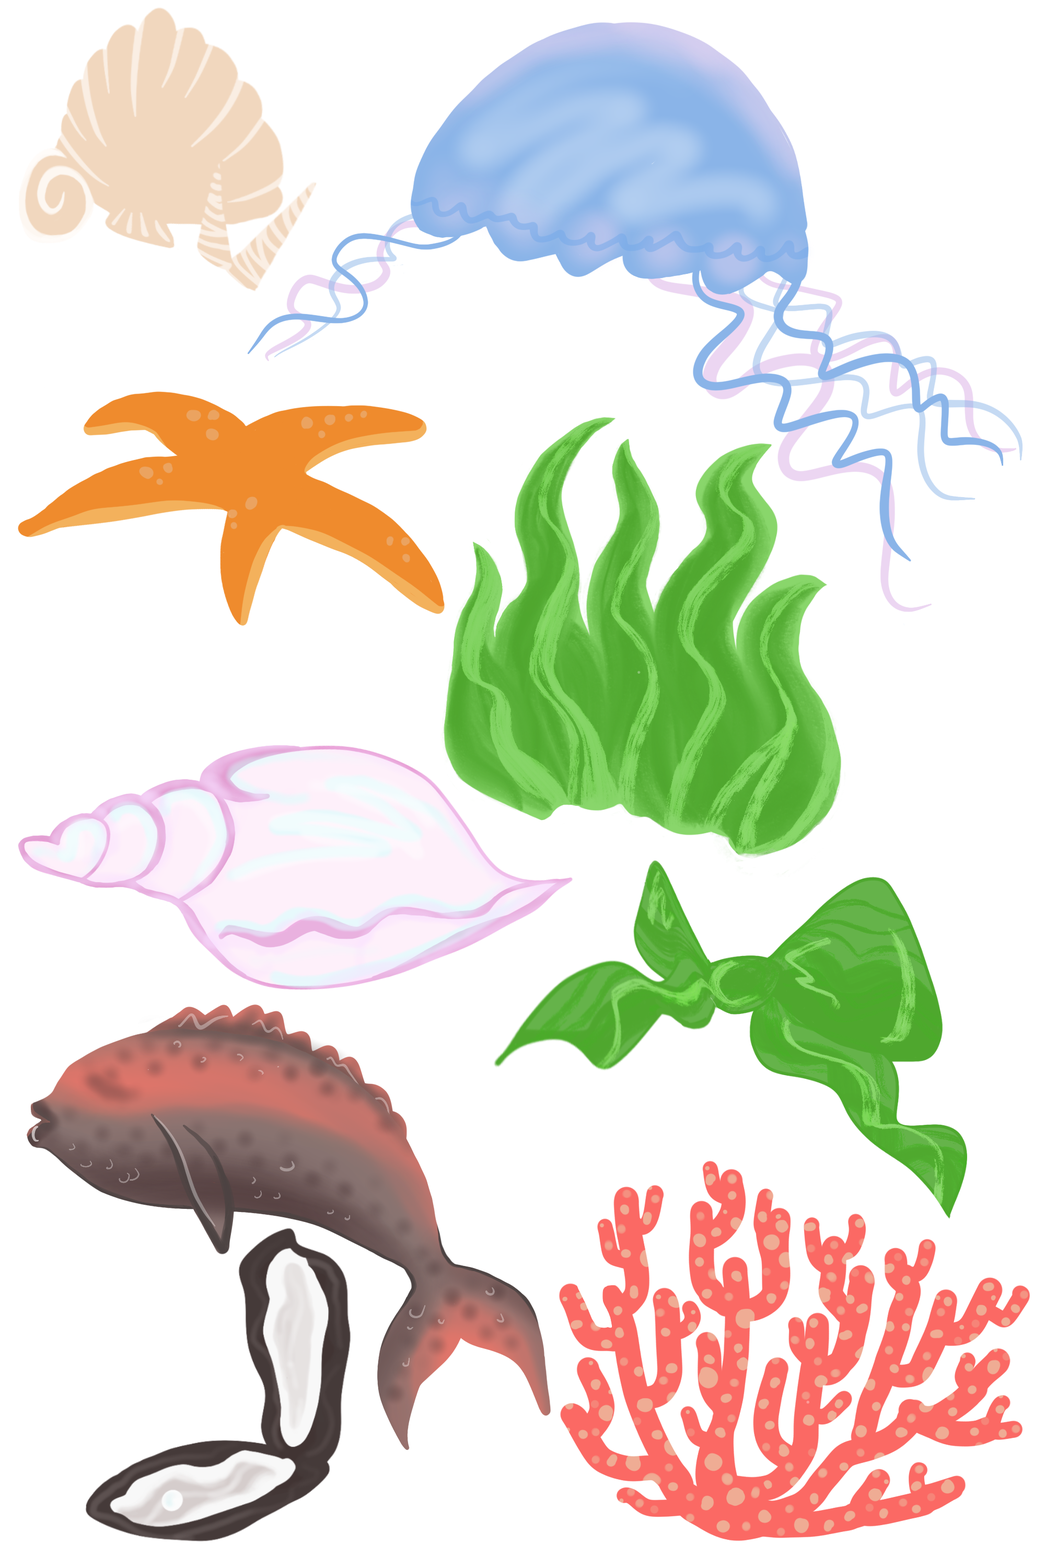
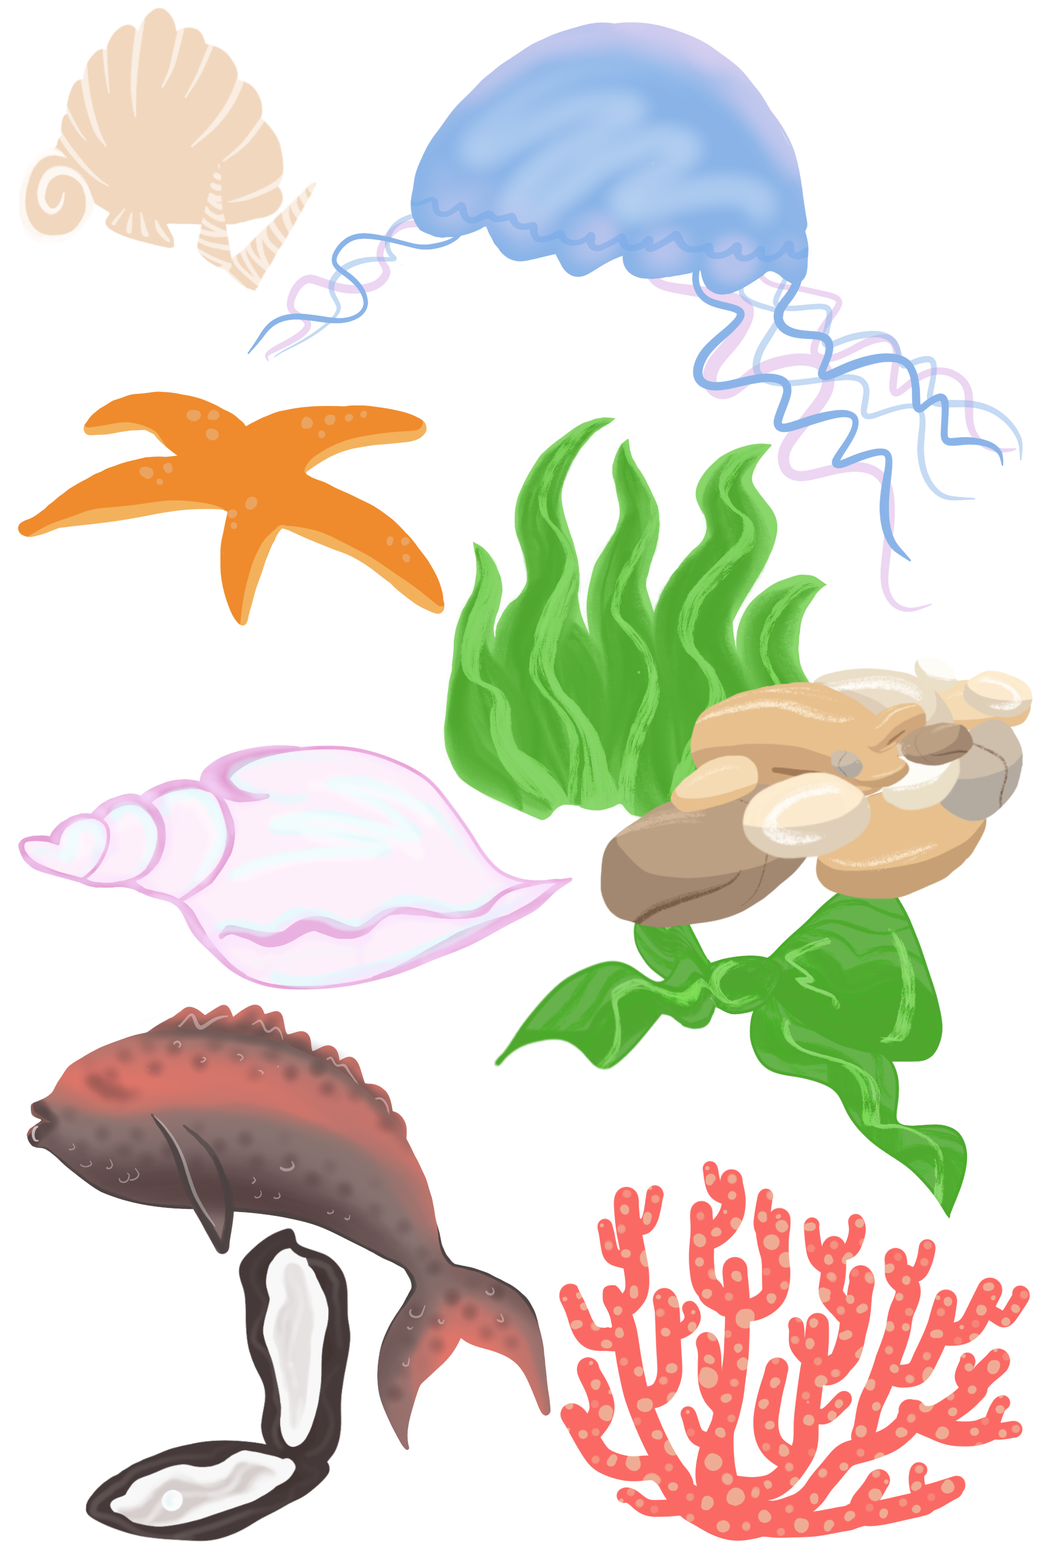
Revision of a layered 1045px x 1568px image; what changed, layer by layer:
added layer "Layer 16" above "Layer 6" over [600, 656, 1034, 928]
painted on "clam" over [600, 656, 1034, 928]
painted on "fish" over [600, 656, 1034, 928]
painted on "seashells" over [600, 656, 1034, 928]
painted on "jellyfish" over [600, 656, 1034, 928]
painted on "conch" over [600, 656, 1034, 928]
painted on "coral" over [600, 656, 1034, 928]
painted on "starfish" over [600, 656, 1034, 928]
painted on "seaweed" over [600, 656, 1034, 928]
painted on "kelp" over [600, 656, 1034, 928]